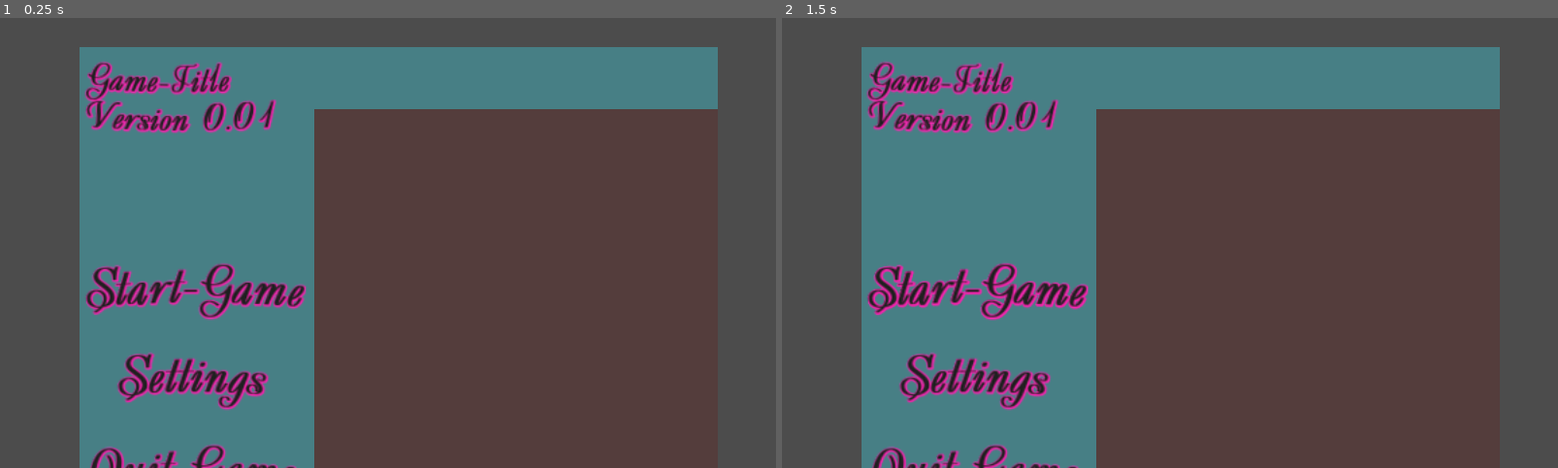
Above: before the commit, frames 1-2 (left to right).
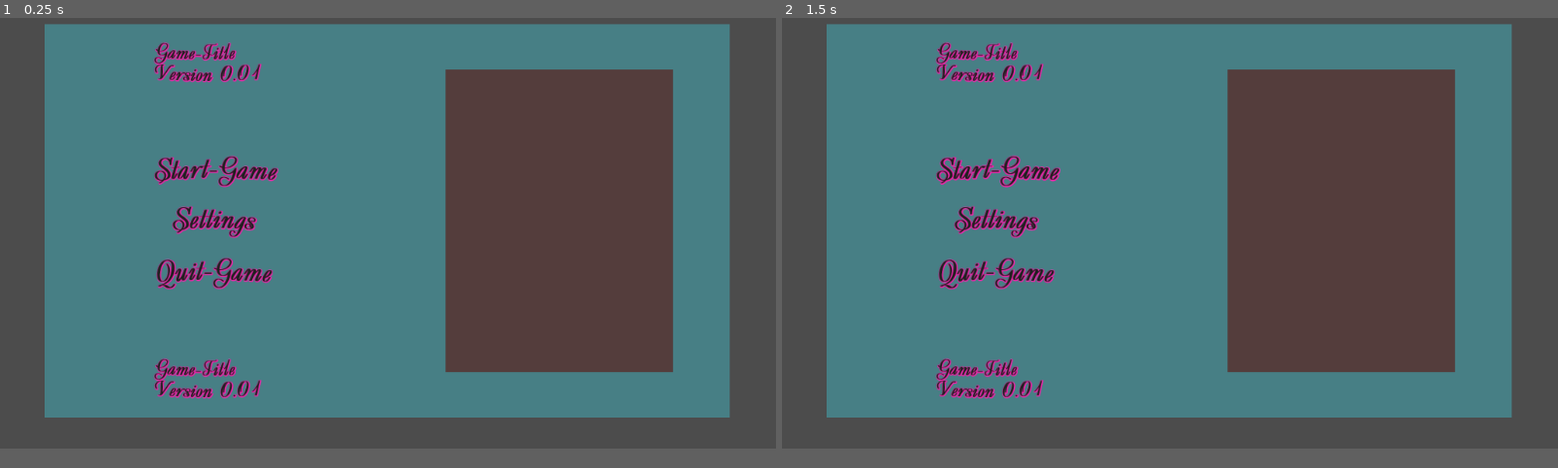
Above: after the commit, the same moments.

Repository: hilzerr/yogscast-gamejam-2020
Game: Godot game, scene res://scenes/menu/main_menu.tscn
The game is run twice, just before and just after one commit, with the same random seed, the same clock (stepped at 60 frames per second) and the same inputs. The project has no main scene, so this scene is started directly.
Inputs (mouse positions are in pixels of both pictures, inside the frame that each line leads up to; where the layout moved, square brackets give the same spot in the first picture):
- Up to frame 1 (0.25 s): no input
- Up to frame 2 (1.5 s): click (999, 175) [976, 283] at 0.5 s; click (999, 175) [976, 283] at 1.25 s
In our replay, the window is 800x488 before the commit and 800x468 after it. These sizes can differ from the game's own. Grey fills any space a smaller window leaves; there, only what the larger window draws over its background counts as a difference.

The runs differ from the first frame. In frame 1, 41% of the frame differs, in the area x 5-94%, y 1-100%; in frame 2, 41%.

Commit message:
i commit my changes

Diff:
--- /dev/null
+++ b/src/default_env.tres
@@ -0,0 +1,7 @@
+[gd_resource type="Environment" load_steps=2 format=2]
+
+[sub_resource type="ProceduralSky" id=1]
+
+[resource]
+background_mode = 2
+background_sky = SubResource( 1 )
--- a/src/project.godot
+++ b/src/project.godot
@@ -41,46 +41,7 @@
 config/name="yogscast-gamejam-2020"
 config/icon="res://icon.png"
 
-[display]
-
-window/size/width=576
-window/size/height=352
-window/size/resizable=false
-window/size/test_width=1600
-window/size/test_height=900
-window/stretch/mode="2d"
-window/stretch/aspect="keep"
-
-[input]
-
-move_up={
-"deadzone": 0.5,
-"events": [ Object(InputEventKey,"resource_local_to_scene":false,"resource_name":"","device":0,"alt":false,"shift":false,"control":false,"meta":false,"command":false,"pressed":false,"scancode":87,"unicode":0,"echo":false,"script":null)
- ]
-}
-move_left={
-"deadzone": 0.5,
-"events": [ Object(InputEventKey,"resource_local_to_scene":false,"resource_name":"","device":0,"alt":false,"shift":false,"control":false,"meta":false,"command":false,"pressed":false,"scancode":65,"unicode":0,"echo":false,"script":null)
- ]
-}
-move_down={
-"deadzone": 0.5,
-"events": [ Object(InputEventKey,"resource_local_to_scene":false,"resource_name":"","device":0,"alt":false,"shift":false,"control":false,"meta":false,"command":false,"pressed":false,"scancode":83,"unicode":0,"echo":false,"script":null)
- ]
-}
-move_right={
-"deadzone": 0.5,
-"events": [ Object(InputEventKey,"resource_local_to_scene":false,"resource_name":"","device":0,"alt":false,"shift":false,"control":false,"meta":false,"command":false,"pressed":false,"scancode":68,"unicode":0,"echo":false,"script":null)
- ]
-}
-
-[layer_names]
-
-2d_physics/layer_1="Player"
-2d_physics/layer_2="Walls"
-2d_physics/layer_3="Interactables"
-2d_physics/layer_4="Rooms"
-
 [rendering]
 
 quality/driver/driver_name="GLES2"
+environment/default_environment="res://default_env.tres"
--- a/src/scenes/world/items/item.tscn
+++ b/src/scenes/world/items/item.tscn
@@ -1,8 +1,9 @@
-[gd_scene load_steps=4 format=2]
+[gd_scene load_steps=5 format=2]
 
 [ext_resource path="res://scripts/world/item.gd" type="Script" id=1]
+[ext_resource path="res://resources/WaterJug.tres" type="Resource" id=2]
 
-[sub_resource type="Animation" id=2]
+[sub_resource type="Animation" id=1]
 resource_name = "idle"
 length = 1.5
 loop = true
@@ -19,23 +20,23 @@
 "values": [ 0, 1, 2 ]
 }
 
-[sub_resource type="CircleShape2D" id=1]
+[sub_resource type="CircleShape2D" id=2]
 
 [node name="Node" type="Node2D"]
 script = ExtResource( 1 )
 __meta__ = {
 "_edit_group_": true
 }
+item_data = ExtResource( 2 )
 
 [node name="Sprite" type="Sprite" parent="."]
 hframes = 3
-frame = 1
 
 [node name="AnimationPlayer" type="AnimationPlayer" parent="Sprite"]
-anims/idle = SubResource( 2 )
+anims/idle = SubResource( 1 )
 
 [node name="Area2D" type="Area2D" parent="."]
 
 [node name="CollisionShape2D" type="CollisionShape2D" parent="Area2D"]
-shape = SubResource( 1 )
+shape = SubResource( 2 )
 [connection signal="ready" from="Sprite/AnimationPlayer" to="." method="_on_AnimationPlayer_ready"]
--- a/src/scripts/world/item.gd
+++ b/src/scripts/world/item.gd
@@ -7,4 +7,5 @@
 
 
 func _on_AnimationPlayer_ready():
-	$Sprite/AnimationPlayer.play("idle")
+	if $Sprite.hframes == 3 and item_data == load("res://resources/WaterJug.tres"):
+		$Sprite/AnimationPlayer.play("idle")
